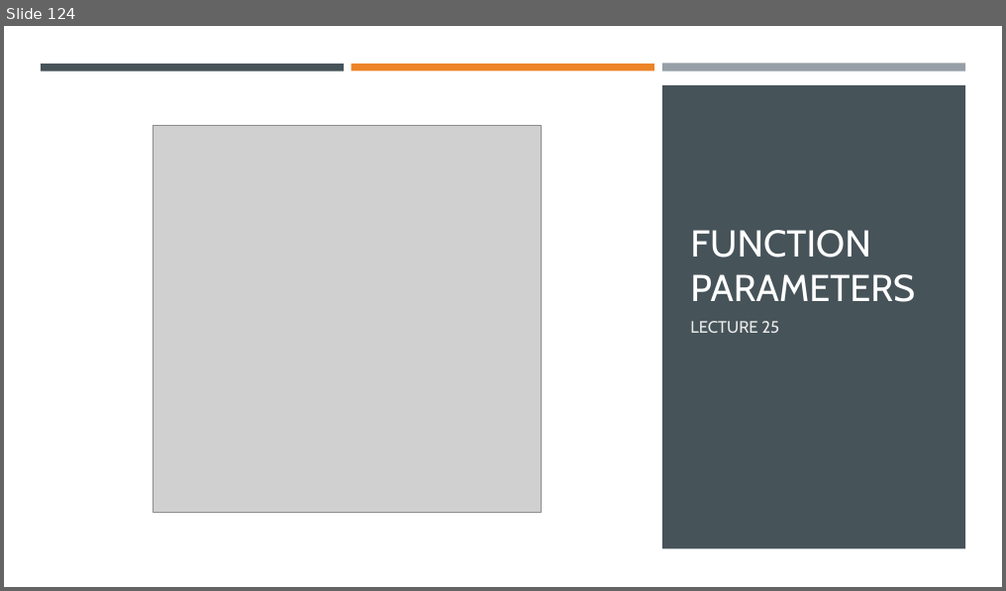
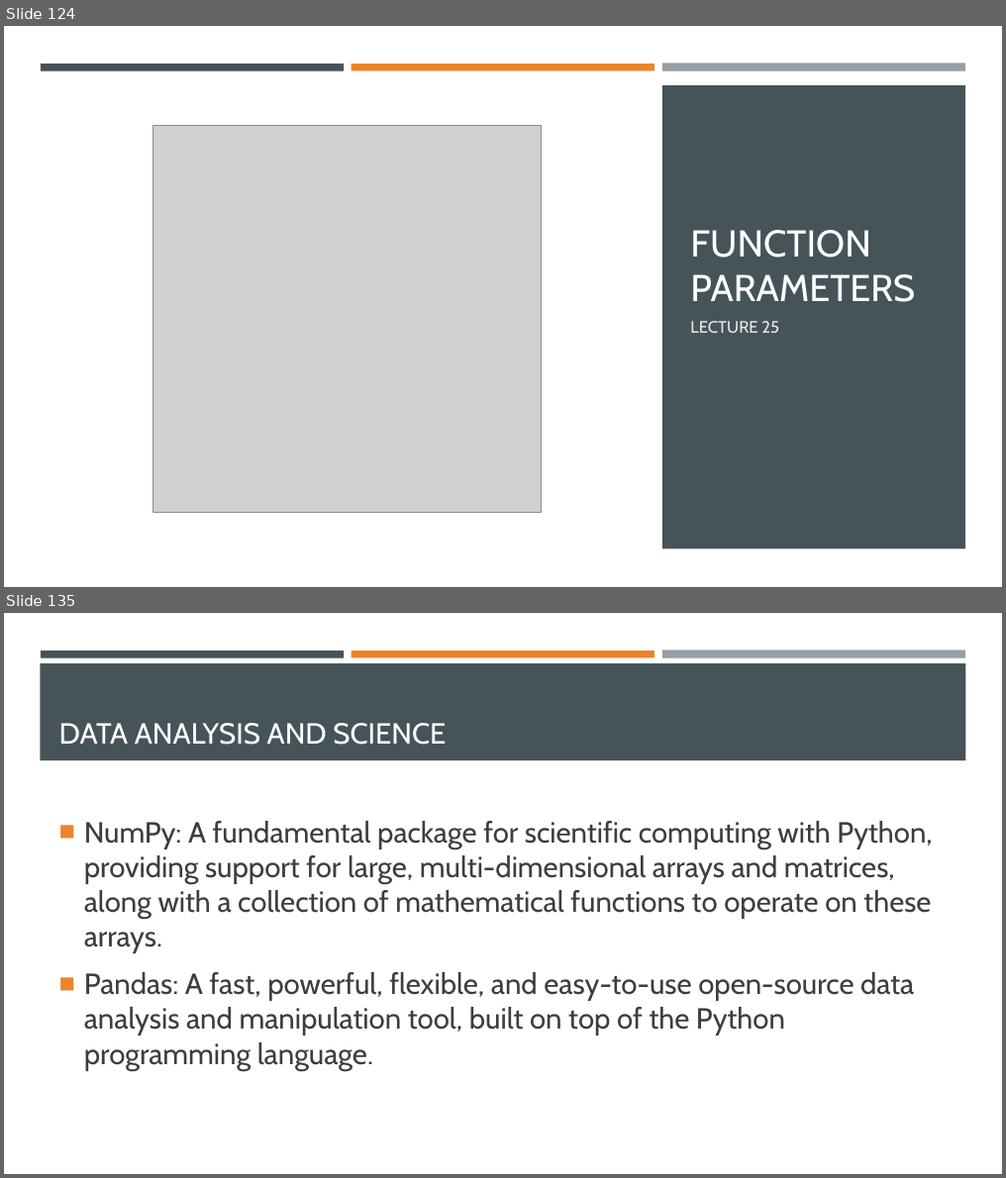
Before and after one commit to Ghost0396/iot, a slide deck: python/Python 3.pptx. Shown one above the other, each under a label of ours: slide 124 before the commit, slides 124 and 135 after it; the slides between them are not shown. The pictures are 1006x591 and 1006x1178 pixels, drawn with LibreOffice and Linux fonts; fonts in the diff are those of the drawing; grey boxes stand for pictures. Boxes give left, top, right and bottom in pixels: in the first picture for what was removed or moved away, otherwise in the second. Text is boxed around its words. In the diff, an @@ line names an element or a change of style, - is before the commit and + after.

```diff
--- a/python/Python 3.pptx
+++ b/python/Python 3.pptx
@@ slide 135 added at [4, 613, 1002, 1174], background #FFFFFF @@
@@ rectangle added at [40, 663, 966, 761], fill #465359 @@
@@ rectangle added at [41, 651, 344, 658], fill #465359 @@
@@ rectangle added at [351, 651, 654, 658], fill #ED8428 @@
@@ rectangle added at [662, 651, 965, 659], fill #969FA7 @@
@@ title added at [59, 723, 446, 745], 28 pt, text #FFFFFF @@
+DATA ANALYSIS AND SCIENCE
@@ text added at [84, 821, 932, 1071], 28 pt, text #3D3D3D @@
+■ NumPy: A fundamental package for scientific computing with Python, providing support for large, multi-dimensional arrays and matrices, along with a collection of mathematical functions to operate on these arrays.
+■ Pandas: A fast, powerful, flexible, and easy-to-use open-source data analysis and manipulation tool, built on top of the Python programming language.
```
Also in this commit, not shown: 19 other slides added.
